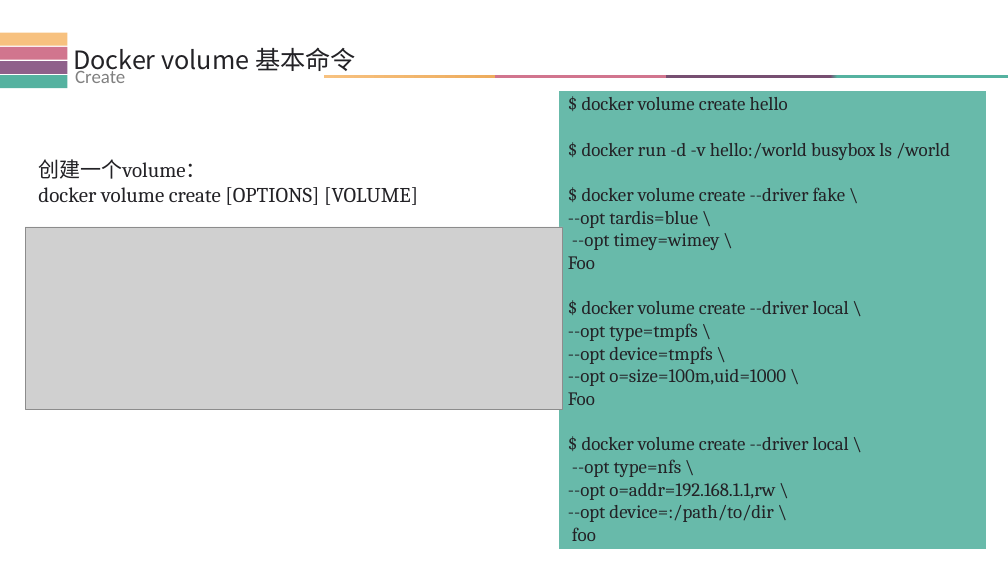
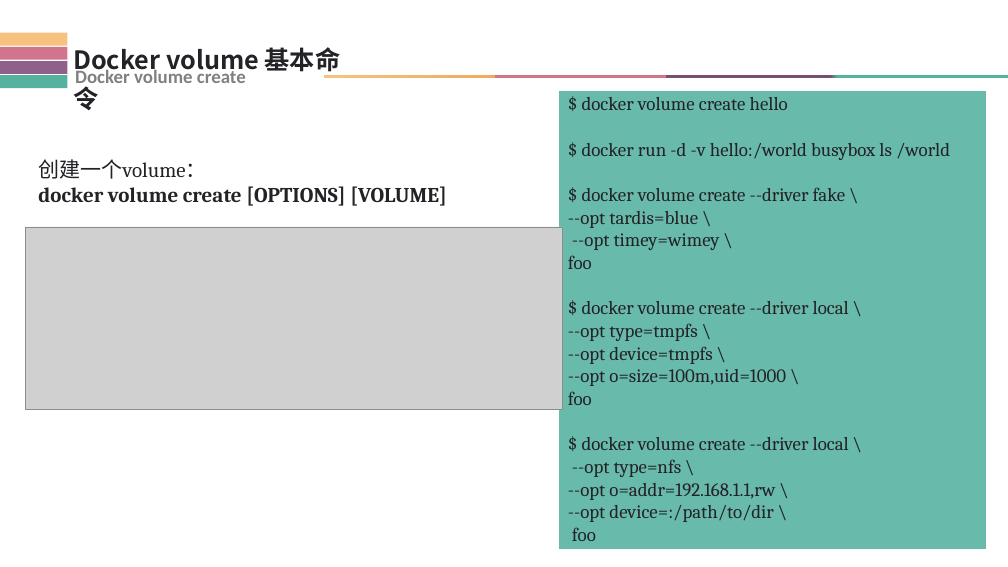
Before and after one commit to xiaolingzang/docker, a slide deck: slide 9 of dockerVolume.pptx. Drawn at 1008x567 pixels with LibreOffice and Linux fonts; fonts in the diff are those of the drawing; grey boxes stand for pictures. Boxes give left, top, right and bottom in pixels: in the first picture for what was removed or moved away, otherwise in the second. Text is boxed around its words. In the diff, an @@ line names an element or a change of style, - is before the commit and + after.

```diff
--- a/dockerVolume.pptx
+++ b/dockerVolume.pptx
@@ text "Docker volume 基本命令" at (x1=73, y1=47, x2=341, y2=110): bold on @@
@@ text at (x1=75, y1=68, x2=246, y2=89): text changed; bold on @@
-Create
+Docker volume create
@@ text at (x1=38, y1=186, x2=446, y2=206): bold on in "docker volume create [OPTIONS] [VOLUME]" @@
@@ text at (x1=568, y1=255, x2=592, y2=269): text changed @@
-Foo
+foo
@@ text at (x1=568, y1=391, x2=592, y2=405): text changed @@
-Foo
+foo
```
Also in this commit, not shown: 18 other slides changed, 1 slide added, 1 other file.
